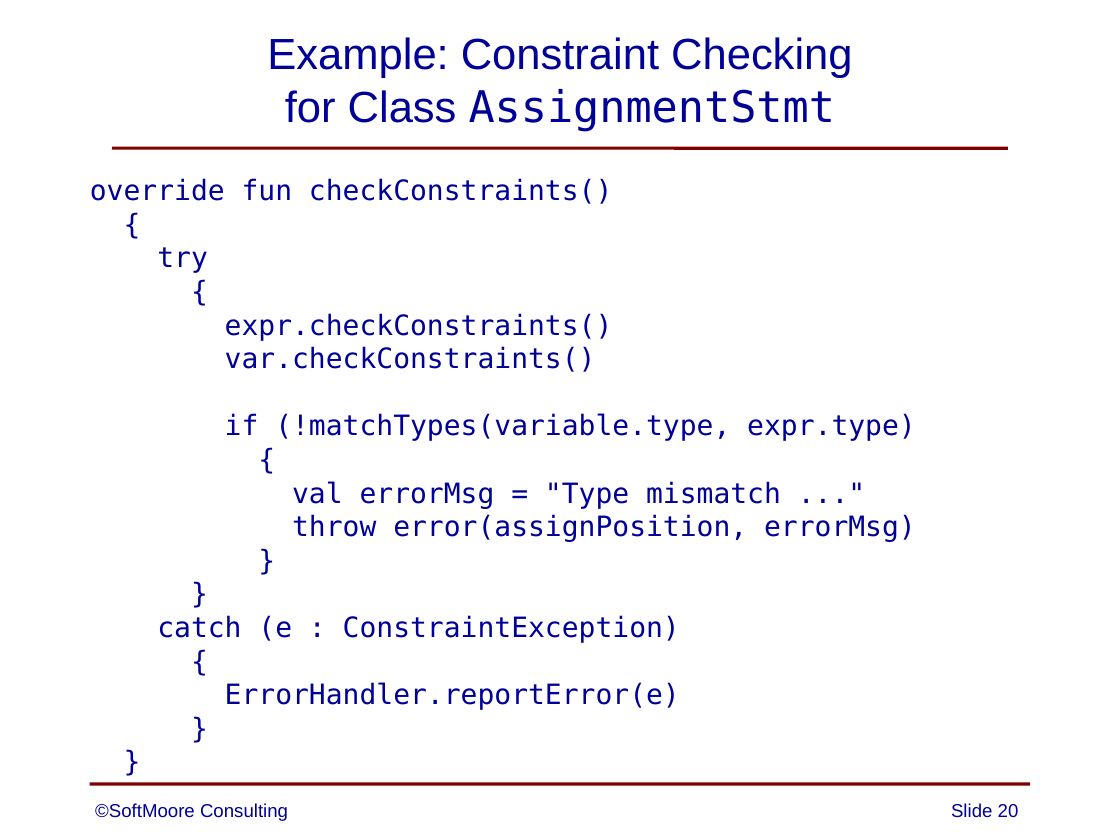
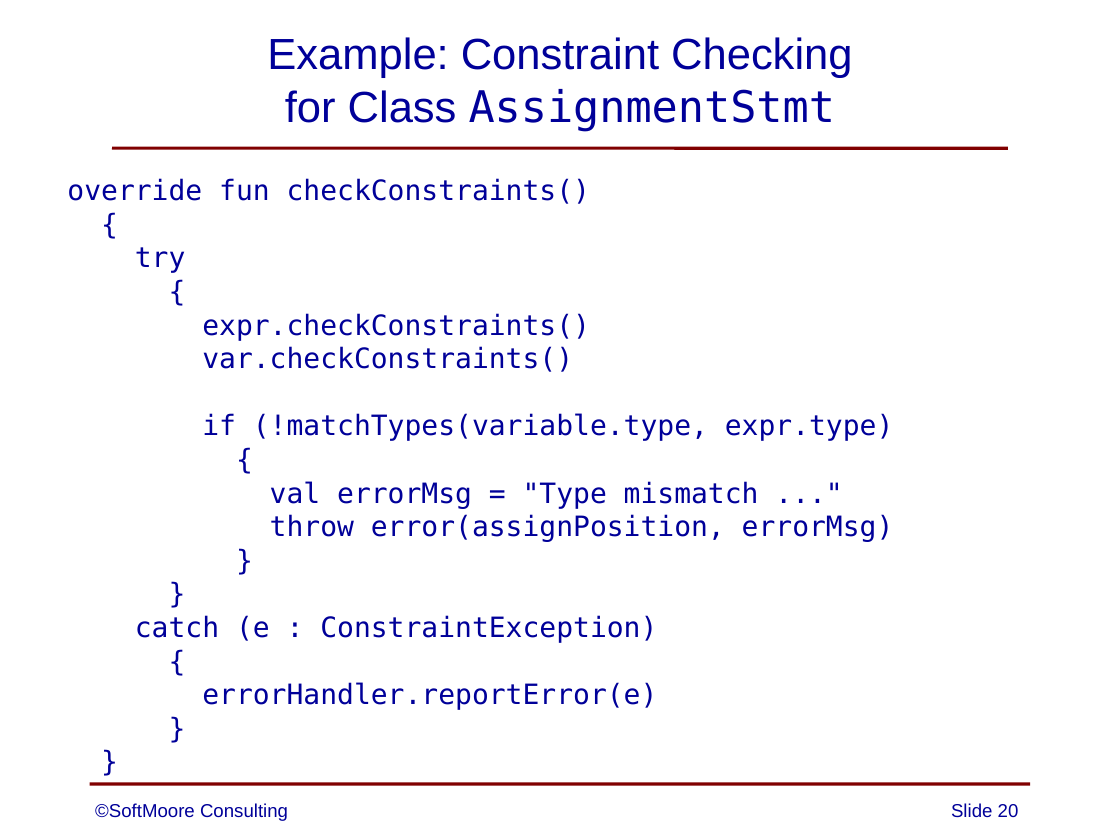
Before and after one commit to SoftMoore/CPRL-Kt-2nd, a slide deck: slide 20 of PowerPoints/09 - Constraint Analysis.pptx. Drawn at 1120x840 pixels with LibreOffice and Linux fonts; fonts in the diff are those of the drawing. Boxes give left, top, right and bottom in pixels: in the first picture for what was removed or moved away, otherwise in the second. Text is boxed around its words. In the diff, an @@ line names an element or a change of style, - is before the commit and + after.

```diff
--- a/PowerPoints/09 - Constraint Analysis.pptx
+++ b/PowerPoints/09 - Constraint Analysis.pptx
@@ text at [67, 178, 894, 643]: indent changed @@
@@ text at [202, 682, 657, 710]: text changed @@
-ErrorHandler.reportError(e)
+errorHandler.reportError(e)
```
Also in this commit, not shown: 1 other slide changed, 2 other files.
